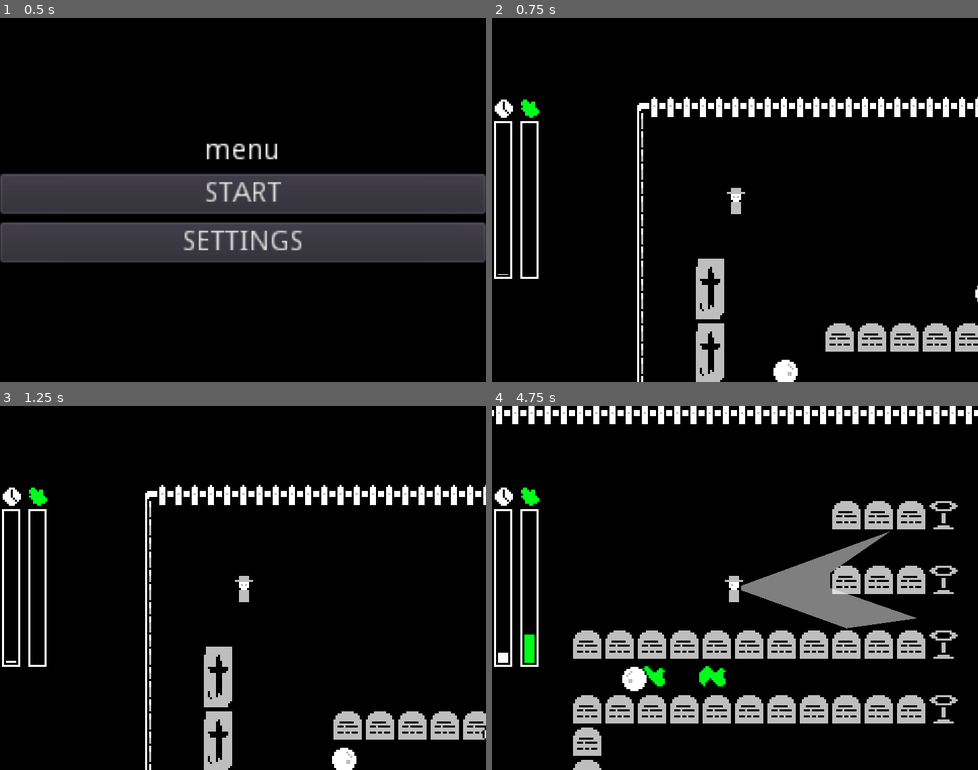
Above: before the commit, frames 1-4 (two rows, left to right).
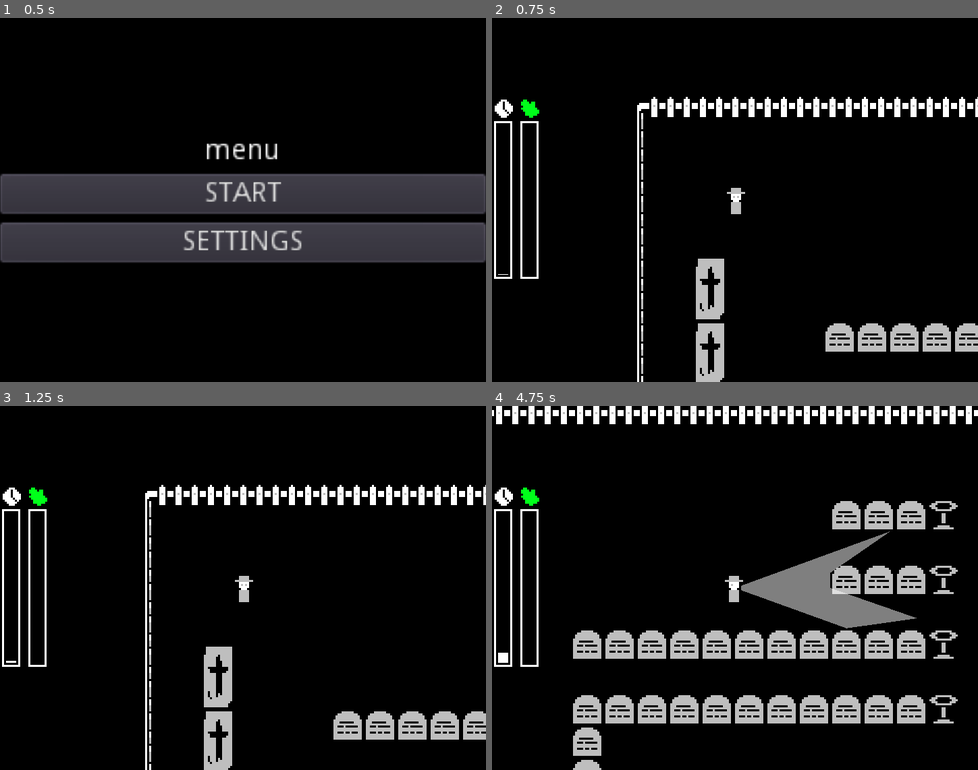
Above: after the commit, the same moments.

Repository: lucille-d/pixelles-2021
Game: Godot game, scene res://scenes/menus/Menu.tscn
Two runs of this game, one before a commit and one after it. Both use one fixed random seed, a clock stepped at 60 frames per second and the inputs below.
Inputs:
- Up to frame 1 (0.5 s): no input
- Up to frame 2 (0.75 s): click "START" at 0.5 s
- Up to frame 3 (1.25 s): no input
- Up to frame 4 (4.75 s): hold D (move_right) 1.28-2.03 s; tap E (activate_light) at 1.35, 2.85, 4.35 s; hold S (move_down) 2.03-2.78 s; tap Q (clean) at 2.1, 3.6 s; hold D (move_right) 2.78-3.53 s; hold W (move_up) 3.53-4.28 s; hold A (move_left) from 4.28 s (still down)

Frame 1 is identical in both runs. In frame 2, 0.3% of the frame differs, in the area x 57-100%, y 73-100%; in frame 3, 0.3%; in frame 4, 0.8%, in the area x 6-49%, y 62-79%.

Commit message:
(feat) basic ghost spawn

Diff:
--- a/scenes/Game.gd
+++ b/scenes/Game.gd
@@ -1,9 +1,11 @@
 extends Node2D
 
-onready var Goo = preload("nodes/Goo.tscn")
+onready var Ghost = preload("nodes/Ghost.tscn")
 onready var ui_timebar = $GUI/TimeBar
 onready var ui_chaosbar = $GUI/ChaosBar
 onready var goo_container = $GooContainer
+
+var ghost_spawn_timer = 0
 
 const LEVEL_TIME = 60 # seconds
 var current_time = 0
@@ -18,6 +20,11 @@
 	if current_time >= LEVEL_TIME:
 		Global.end_game(true)
 
+	ghost_spawn_timer -= delta
+	if ghost_spawn_timer <= 0:
+		spawn_ghost()
+		ghost_spawn_timer = randi() % 4 + 2
+
 func update_chaos(value):
 	current_chaos = max(0, current_chaos + value)
 
@@ -25,3 +32,11 @@
 
 	if current_chaos > MAX_CHAOS:
 		Global.end_game(false)
+
+func spawn_ghost():
+	var g = Ghost.instance()
+	g.position.x = randi() % 350
+	g.position.y = randi() % 250
+	if randf() > .5:
+		g.direction = 1
+	add_child(g)
--- a/scenes/Game.tscn
+++ b/scenes/Game.tscn
@@ -1,6 +1,5 @@
-[gd_scene load_steps=7 format=2]
+[gd_scene load_steps=6 format=2]
 
-[ext_resource path="res://scenes/nodes/Ghost.tscn" type="PackedScene" id=1]
 [ext_resource path="res://scenes/nodes/Player.tscn" type="PackedScene" id=2]
 [ext_resource path="res://assets/resources/element_tileset.tres" type="TileSet" id=3]
 [ext_resource path="res://assets/resources/env_tileset.tres" type="TileSet" id=4]
@@ -46,10 +45,3 @@
 
 [node name="Camera2D" type="Camera2D" parent="Player"]
 current = true
-
-[node name="Ghost" parent="." instance=ExtResource( 1 )]
-position = Vector2( 175.923, 88.2059 )
-
-[node name="Ghost2" parent="." instance=ExtResource( 1 )]
-position = Vector2( 65.9758, 134.876 )
-direction = 1
